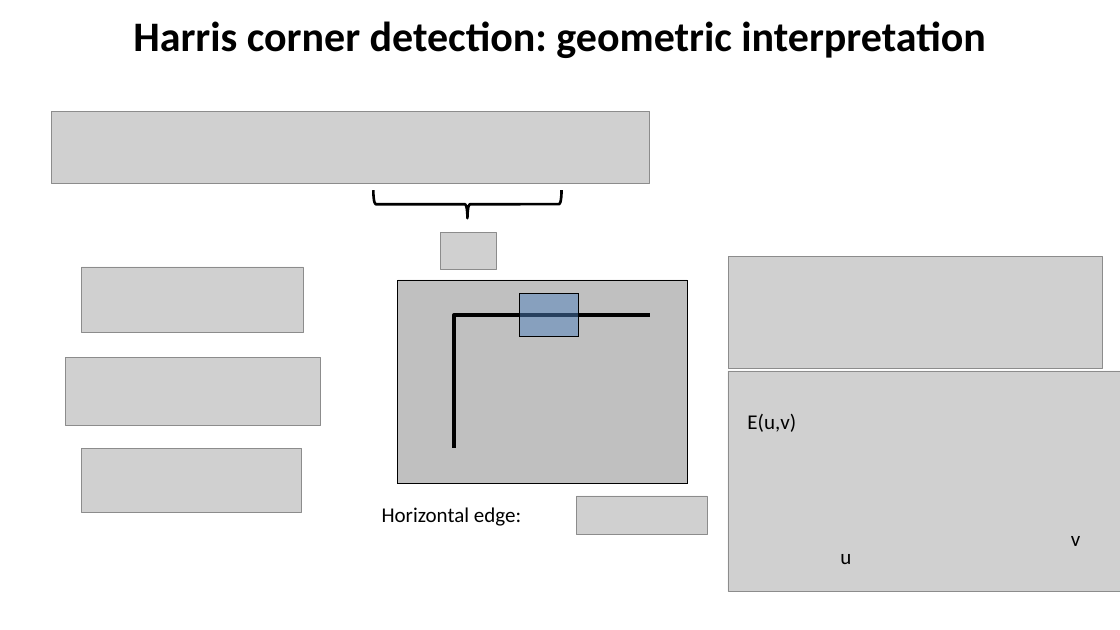
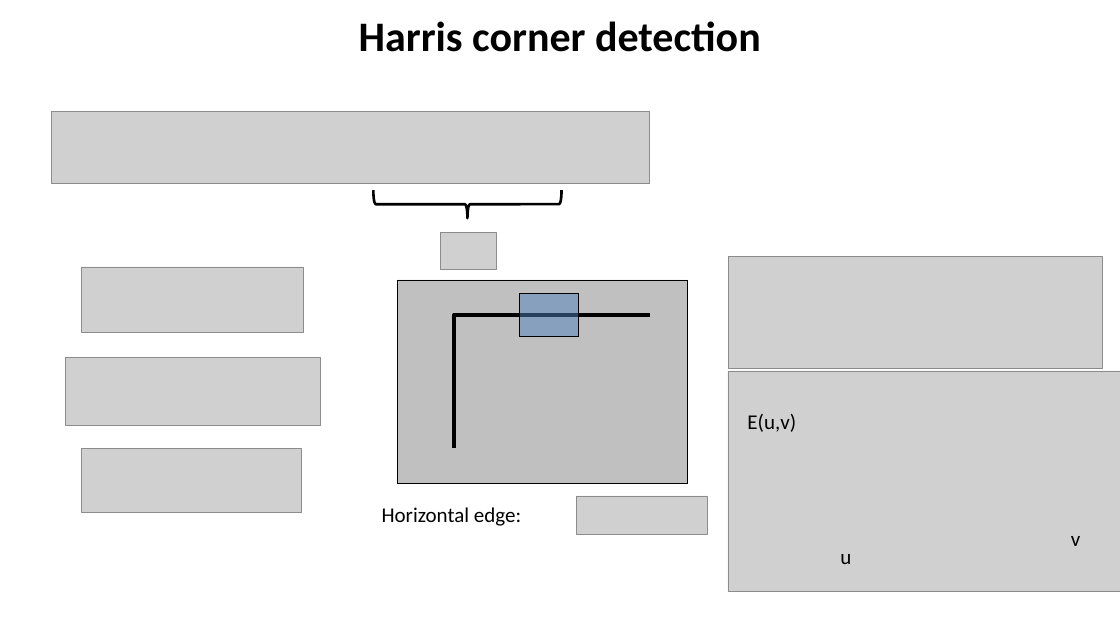
Before and after one commit to YoniChechik/AI_is_Math, a slide deck: slide 22 of c_08_features/features.pptx. Drawn at 1120x630 pixels with LibreOffice and Linux fonts; fonts in the diff are those of the drawing; grey boxes stand for pictures. Boxes give left, top, right and bottom in pixels: in the first picture for what was removed or moved away, otherwise in the second. Text is boxed around its words. In the diff, an @@ line names an element or a change of style, - is before the commit and + after.

```diff
--- a/c_08_features/features.pptx
+++ b/c_08_features/features.pptx
@@ title at [359, 21, 761, 52]: text changed @@
-Harris corner detection: geometric interpretation
+Harris corner detection
```
Also in this commit, not shown: 10 other slides changed.
